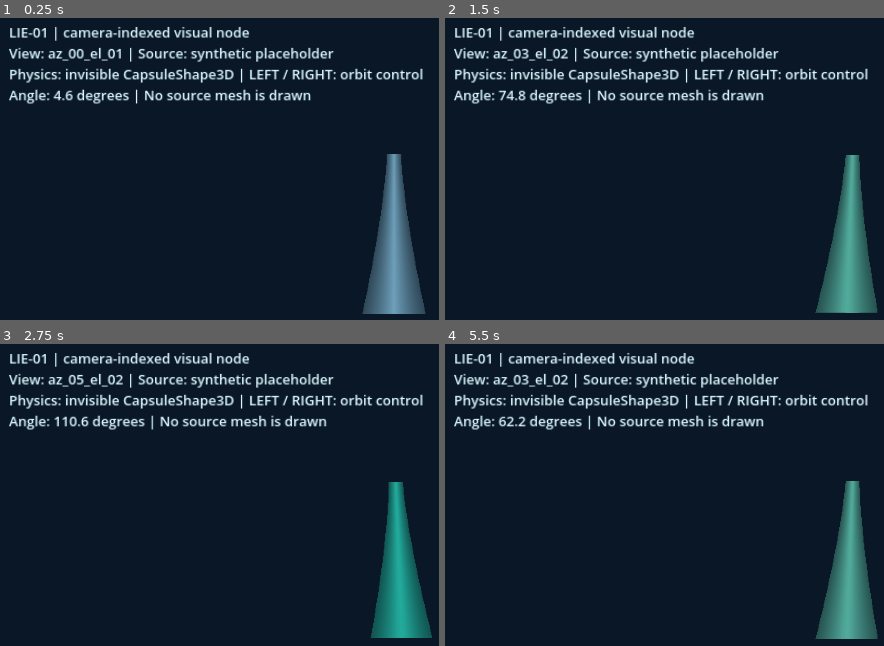
Above: before the commit, frames 1-4 (two rows, left to right).
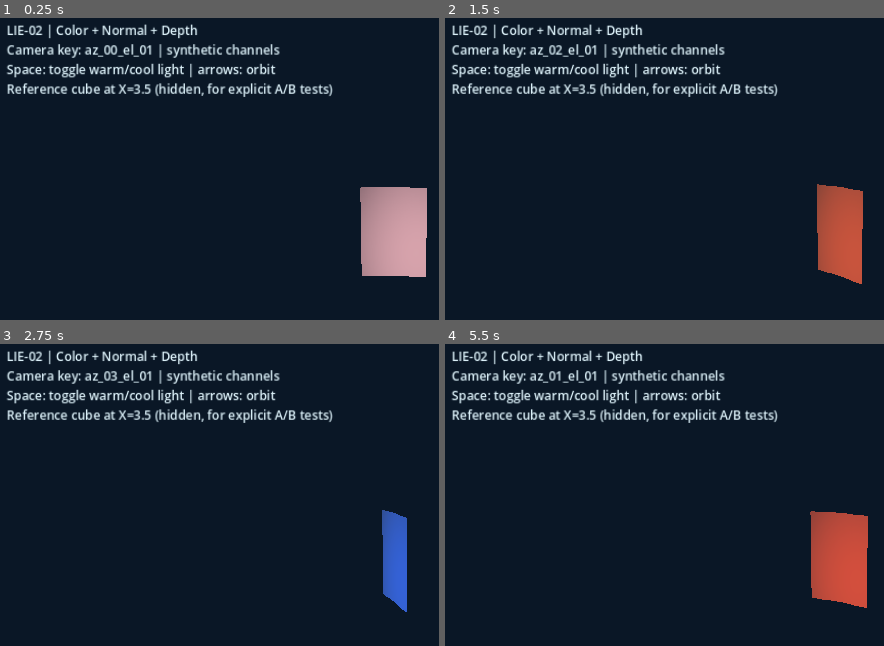
Above: after the commit, the same moments.

Repository: heliossamuelhernandezreyes/Lie-Engine
Game: Godot game, scene res://scenes/lie_surface_lab.tscn
Two runs of this game, one before a commit and one after it. Both use one fixed random seed, a clock stepped at 60 frames per second and the inputs below. Before the commit the project starts from res://scenes/lie_lab.tscn.
Inputs:
- Up to frame 1 (0.25 s): no input
- Up to frame 2 (1.5 s): tap Enter (ui_accept) at 0.5, 0.77 s; hold Right (ui_right) 0.53-1.28 s; hold Left (ui_left) from 1.28 s (still down)
- Up to frame 3 (2.75 s): tap Enter (ui_accept) at 1.52 s; release Left (ui_left) at 2.03 s; hold Right (ui_right) from 2.03 s (still down)
- Up to frame 4 (5.5 s): tap Enter (ui_accept) at 3.02, 3.77, 4.52 s; release Right (ui_right) at 3.53 s; hold Left (ui_left) from 3.53 s (still down)

The runs differ from the first frame. In frame 1, 15% of the frame differs, in the area x 1-98%, y 1-99%; in frame 2, 14%; in frame 3, 13%; in frame 4, 15%.

Commit message:
docs(lie-02): make surface lab default and document actual capture/lighting limitations

Diff:
--- a/project.godot
+++ b/project.godot
@@ -2,9 +2,9 @@
 
 [application]
 
-config/name="Lie Engine | LIE-01"
-run/main_scene="res://scenes/lie_lab.tscn"
-config/description="Research prototype: invisible 3D proxy, camera-indexed sprites."
+config/name="Lie Engine | LIE-02"
+run/main_scene="res://scenes/lie_surface_lab.tscn"
+config/description="Research prototype: invisible 3D proxy, indexed albedo/normal/depth surfaces."
 
 [display]
 
Not shown, changed: README.md
Not shown, changed: docs/ARCHITECTURE.md
Not shown, changed: docs/LIE_02_SURFACE.md
